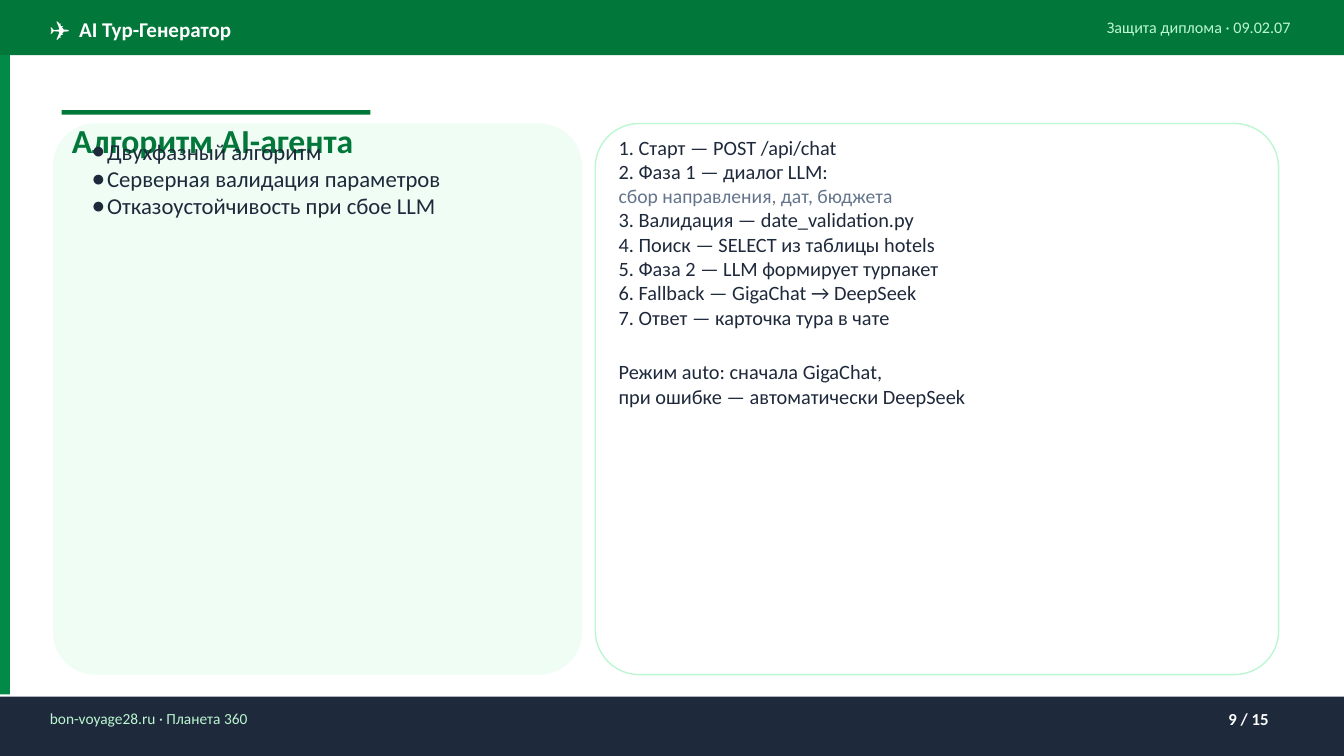
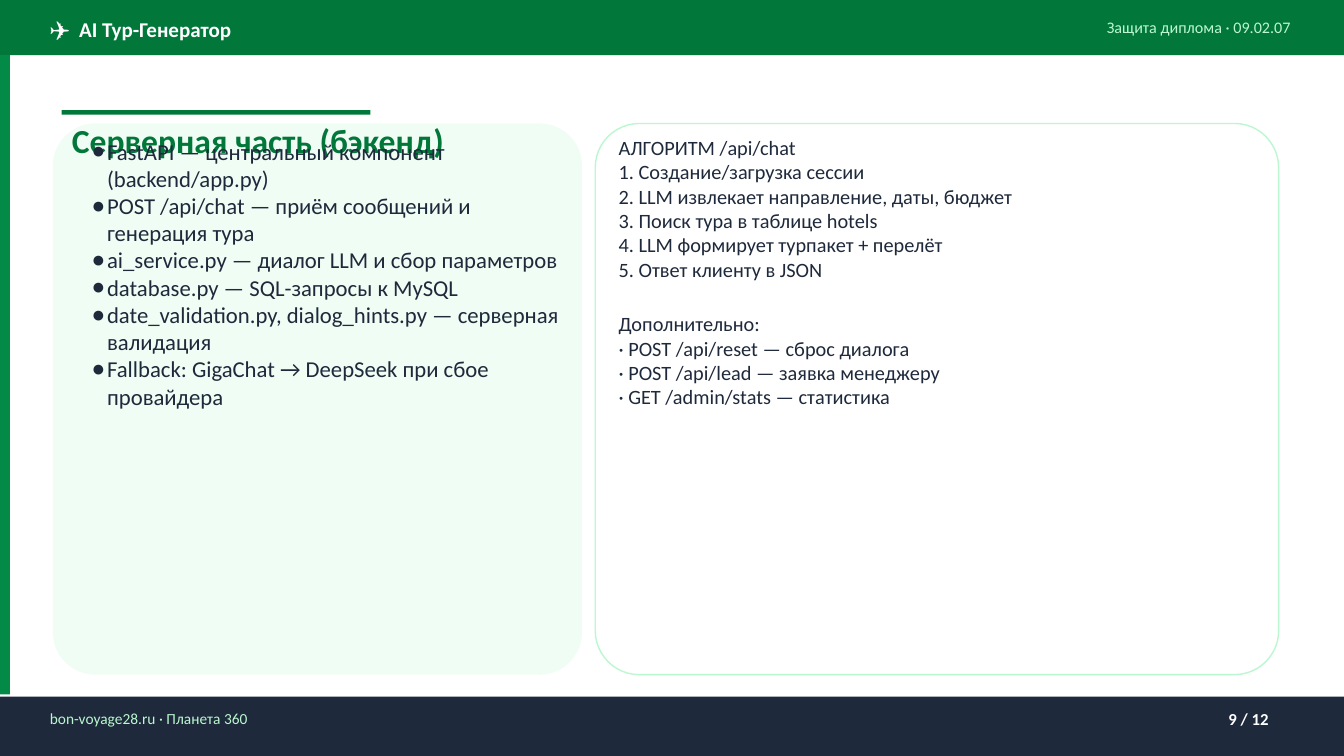
Before and after one commit to gemon22/diplom, a slide deck: slide 9 of docs/Diploma_Defense.pptx. Drawn at 1344x756 pixels with LibreOffice and Linux fonts; fonts in the diff are those of the drawing. Boxes give left, top, right and bottom in pixels: in the first picture for what was removed or moved away, otherwise in the second. Text is boxed around its words. In the diff, an @@ line names an element or a change of style, - is before the commit and + after.

Commit message:
Admin panel, dual tour assembly, nav and link fixes

```diff
--- a/docs/Diploma_Defense.pptx
+++ b/docs/Diploma_Defense.pptx
@@ text at (72, 128, 444, 161): text changed @@
-Алгоритм AI-агента
+Серверная часть (бэкенд)
@@ text at (107, 140, 559, 409): text changed @@
-● Двухфазный алгоритм
-● Серверная валидация параметров
-● Отказоустойчивость при сбое LLM
+● FastAPI — центральный компонент (backend/app.py)
+● POST /api/chat — приём сообщений и генерация тура
+● ai_service.py — диалог LLM и сбор параметров
+● database.py — SQL-запросы к MySQL
+● date_validation.py, dialog_hints.py — серверная валидация
+● Fallback: GigaChat → DeepSeek при сбое провайдера
@@ text at (619, 141, 1012, 405): text changed @@
-1. Старт — POST /api/chat
-2. Фаза 1 — диалог LLM:
-сбор направления, дат, бюджета
-3. Валидация — date_validation.py
-4. Поиск — SELECT из таблицы hotels
-5. Фаза 2 — LLM формирует турпакет
-6. Fallback — GigaChat → DeepSeek
-7. Ответ — карточка тура в чате
-Режим auto: сначала GigaChat,
-при ошибке — автоматически DeepSeek
+АЛГОРИТМ /api/chat
+1. Создание/загрузка сессии
+2. LLM извлекает направление, даты, бюджет
+3. Поиск тура в таблице hotels
+4. LLM формирует турпакет + перелёт
+5. Ответ клиенту в JSON
+Дополнительно:
+· POST /api/reset — сброс диалога
+· POST /api/lead — заявка менеджеру
+· GET /admin/stats — статистика
@@ text at (1228, 714, 1269, 725): text changed @@
-9 / 15
+9 / 12
```
Also in this commit, not shown: 10 other slides changed, 1 slide added, 4 slides removed, 14 other files.
